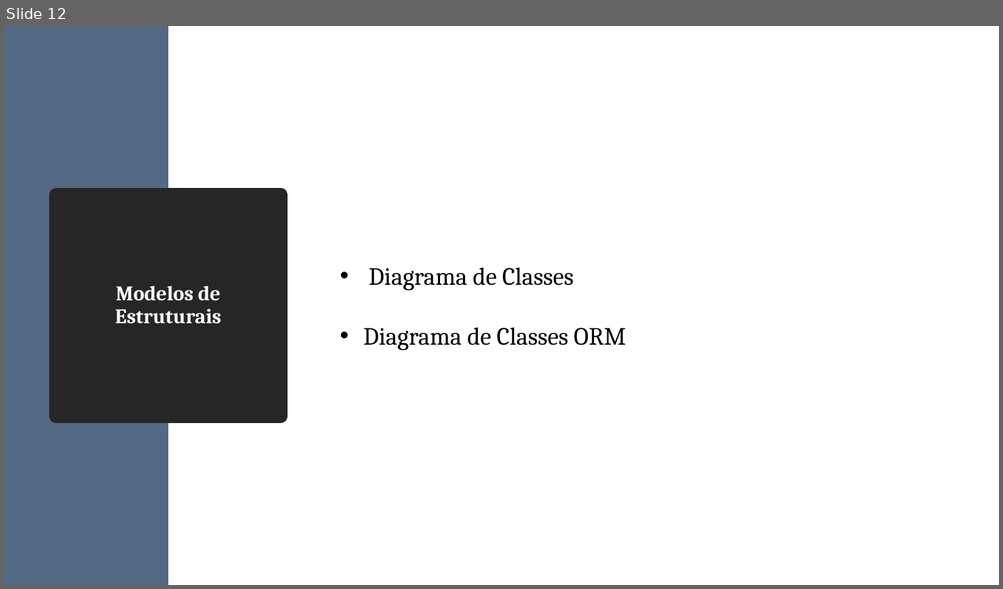
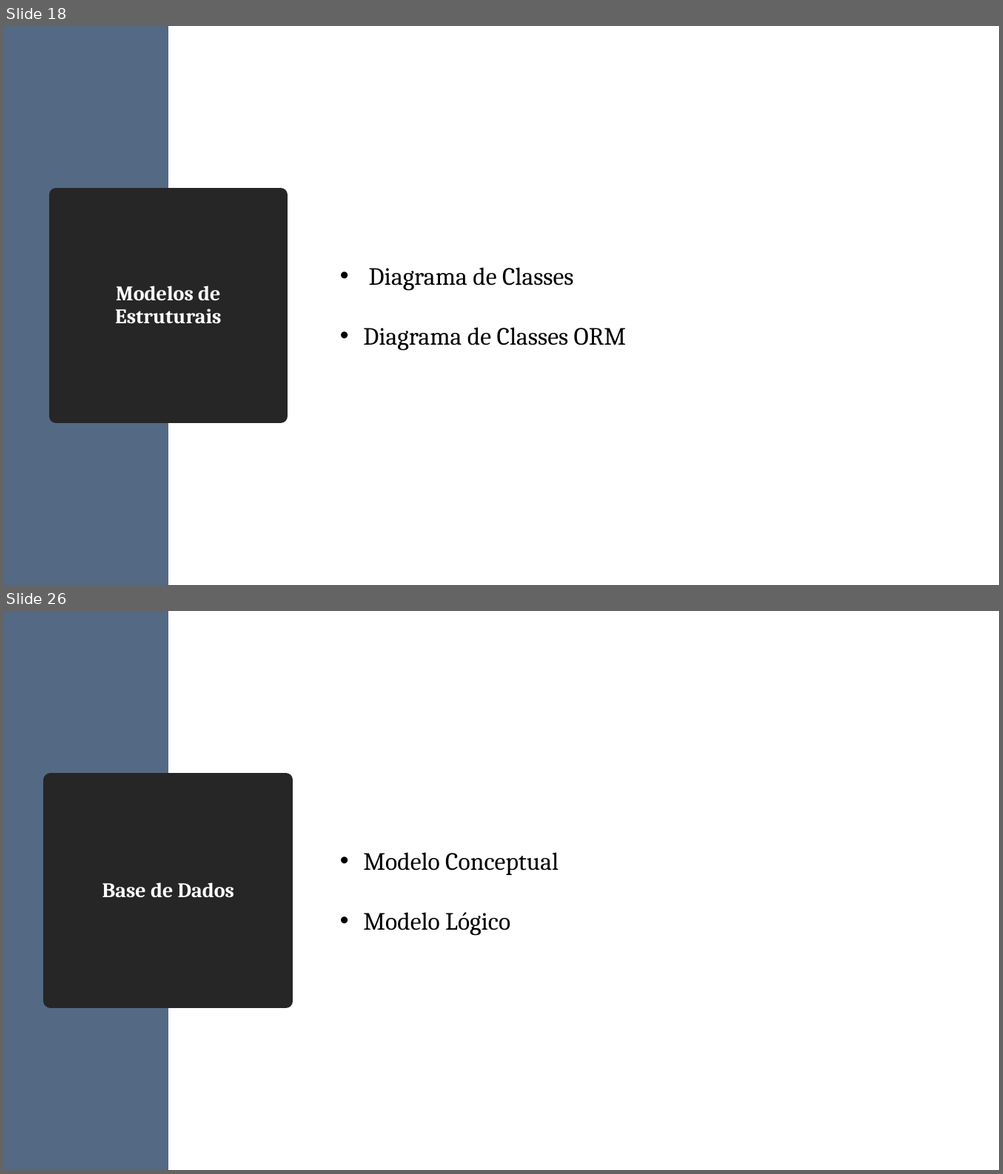
Before and after one commit to diogofbraga/MyChef, a slide deck: Especificacao/FeelItaly.pptx. Shown one above the other, each under a label of ours: slide 12 before the commit, slides 18 and 26 after it; the slides between them are not shown. The pictures are 1003x589 and 1003x1174 pixels, drawn with LibreOffice and Linux fonts; fonts in the diff are those of the drawing. Boxes give left, top, right and bottom in pixels: in the first picture for what was removed or moved away, otherwise in the second. Text is boxed around its words. In the diff, an @@ line names an element or a change of style, - is before the commit and + after.

```diff
--- a/Especificacao/FeelItaly.pptx
+++ b/Especificacao/FeelItaly.pptx
@@ slide 26 added at box(4, 611, 999, 1170), background #FFFFFF @@
@@ rectangle added at box(4, 611, 168, 1170), fill #546A84 @@
@@ title added at box(51, 780, 286, 1001), fill #262626, outline #262626 13.75 pt, 20 pt, text #FFFFFF, bold @@
+Base de Dados
@@ text added at box(363, 852, 558, 936), 24 pt, text #000000 @@
+• Modelo Conceptual
+• Modelo Lógico
@@ what was slide 12 is now slide 18 @@
```
Also in this commit, not shown: 3 slides changed, 18 other slides added.
